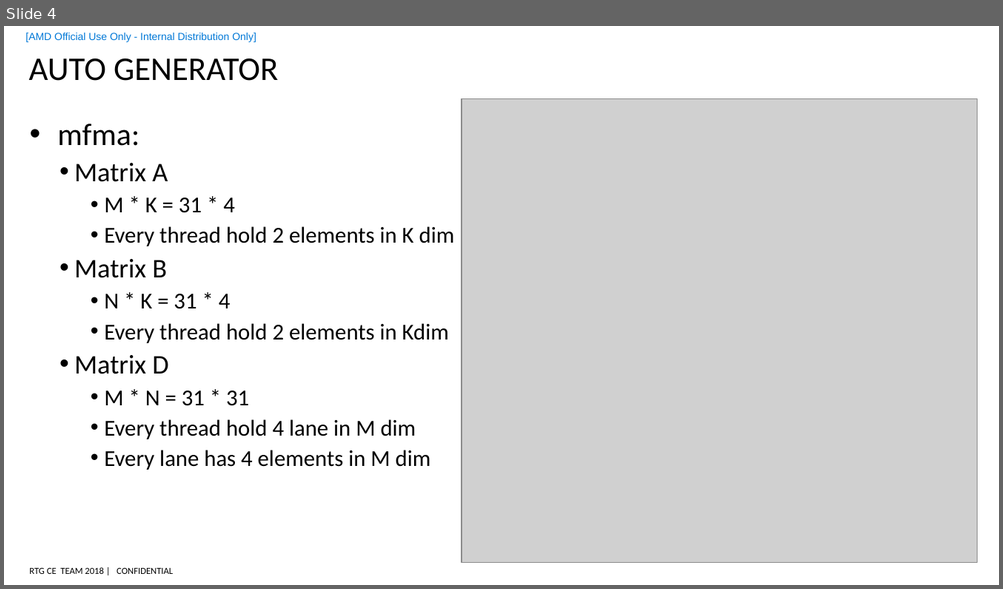
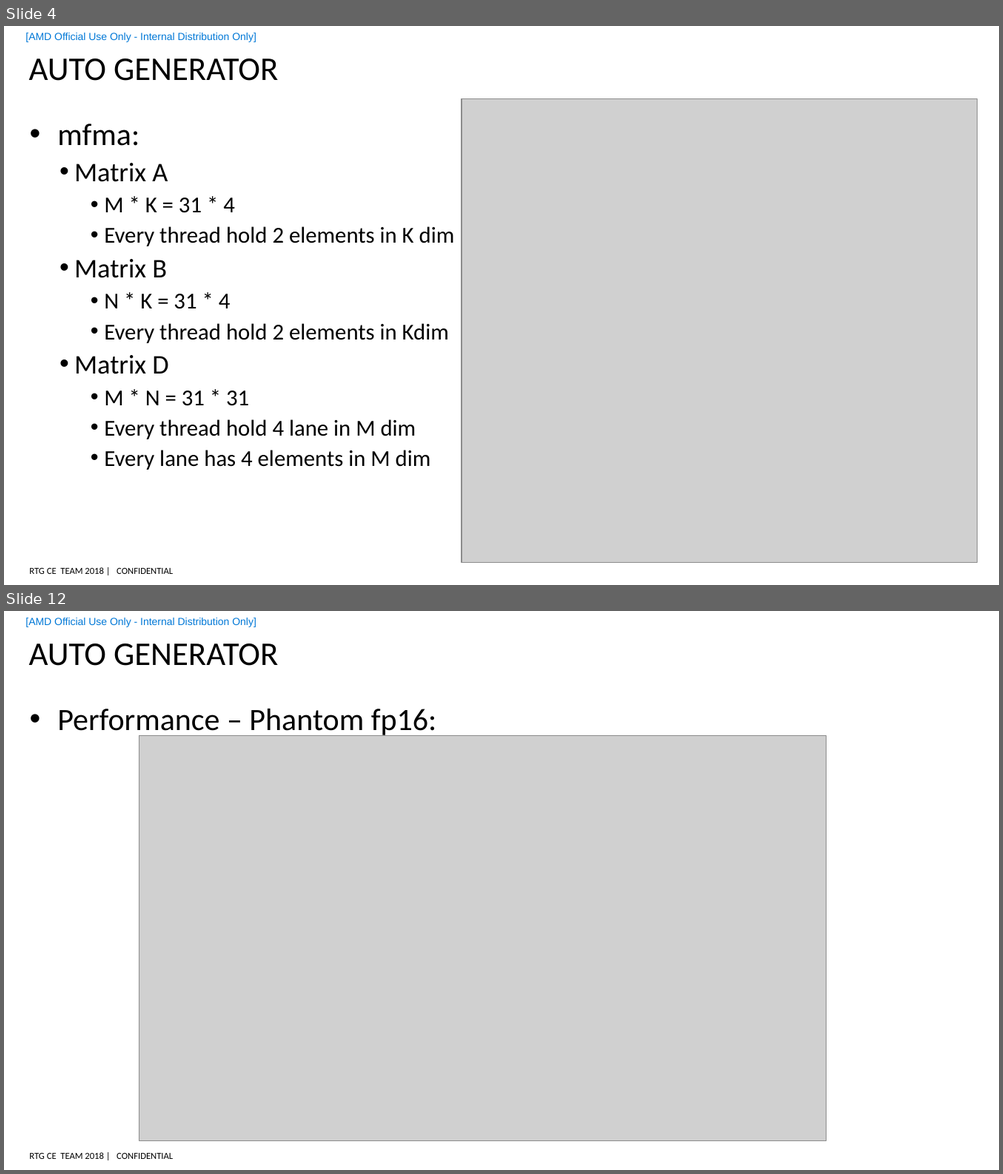
Before and after one commit to feifei14119/TensileLite, a slide deck: doc/mfma gemm.pptx. Shown one above the other, each under a label of ours: slide 4 before the commit, slides 4 and 12 after it; the slides between them are not shown. The pictures are 1003x589 and 1003x1174 pixels, drawn with LibreOffice and Linux fonts; fonts in the diff are those of the drawing; grey boxes stand for pictures; background and template pictures are left out. Boxes give left, top, right and bottom in pixels: in the first picture for what was removed or moved away, otherwise in the second. Text is boxed around its words. In the diff, an @@ line names an element or a change of style, - is before the commit and + after.

Commit message:
enable large MT and DU, re-test performance

```diff
--- a/doc/mfma gemm.pptx
+++ b/doc/mfma gemm.pptx
@@ slide 12 added at bbox=[4, 611, 999, 1170], background #FFFFFF; not listed: 3 template elements that a slide beside it also shows @@
@@ title added at bbox=[29, 644, 278, 666], 32 pt, text #000000 @@
+AUTO GENERATOR
@@ text added at bbox=[57, 709, 437, 738], 30 pt, text #000000 @@
+• Performance – Phantom fp16:
@@ picture added at bbox=[139, 736, 825, 1142] @@
```
Also in this commit, not shown: 1 slide changed, 6 other slides added, 5 other files.
